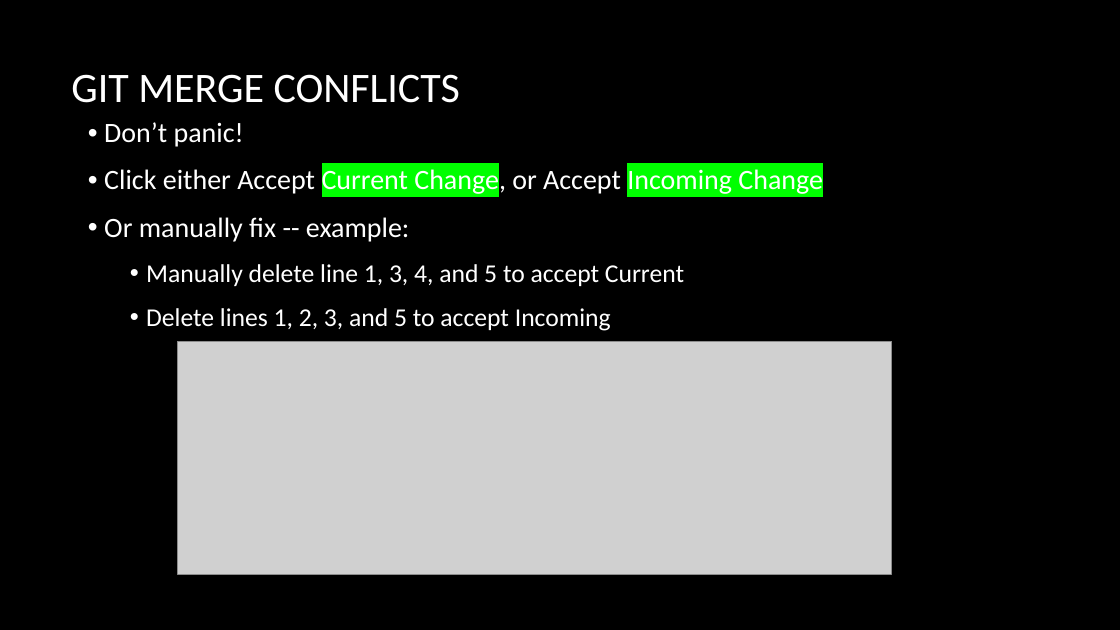
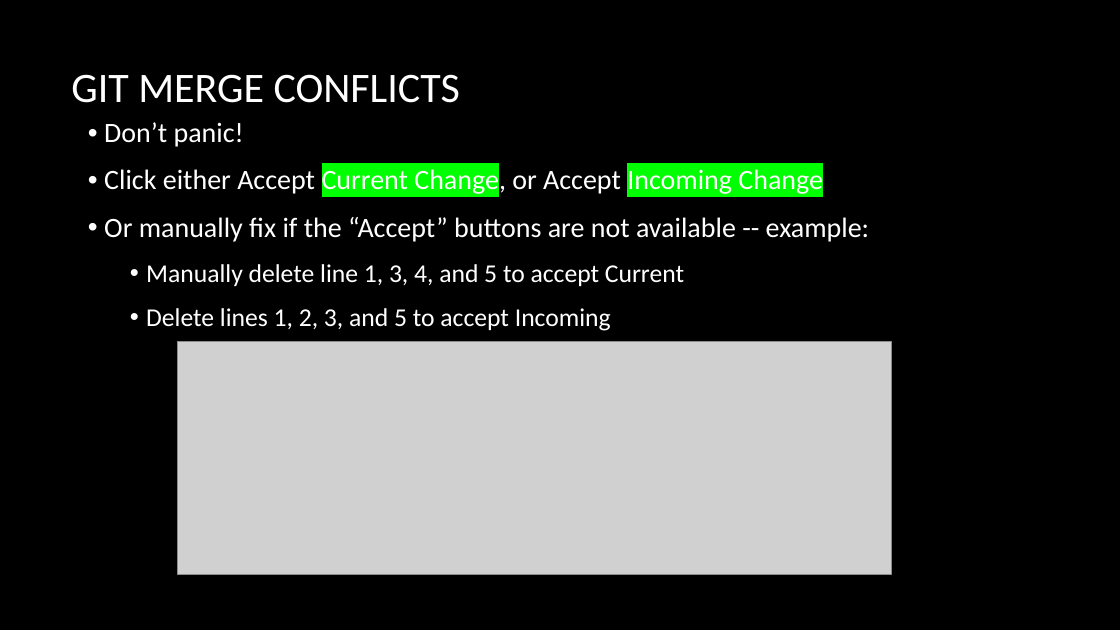
Before and after one commit to CiscoDevNet/WASTC2024-vFDW, a slide deck: slide 18 of 1-Monday/Intro-to-Git/WASTC2024-vFDW-Intro-to-Git.pptx. Drawn at 1120x630 pixels with LibreOffice and Linux fonts; fonts in the diff are those of the drawing; grey boxes stand for pictures; background and template pictures are left out. Boxes give left, top, right and bottom in pixels: in the first picture for what was removed or moved away, otherwise in the second. Text is boxed around its words. In the diff, an @@ line names an element or a change of style, - is before the commit and + after.

```diff
--- a/1-Monday/Intro-to-Git/WASTC2024-vFDW-Intro-to-Git.pptx
+++ b/1-Monday/Intro-to-Git/WASTC2024-vFDW-Intro-to-Git.pptx
@@ text at [104,217,869,242]: text changed @@
-• Or manually fix -- example:
+• Or manually fix if the “Accept” buttons are not available -- example:
```
Also in this commit, not shown: 1 other slide changed.
